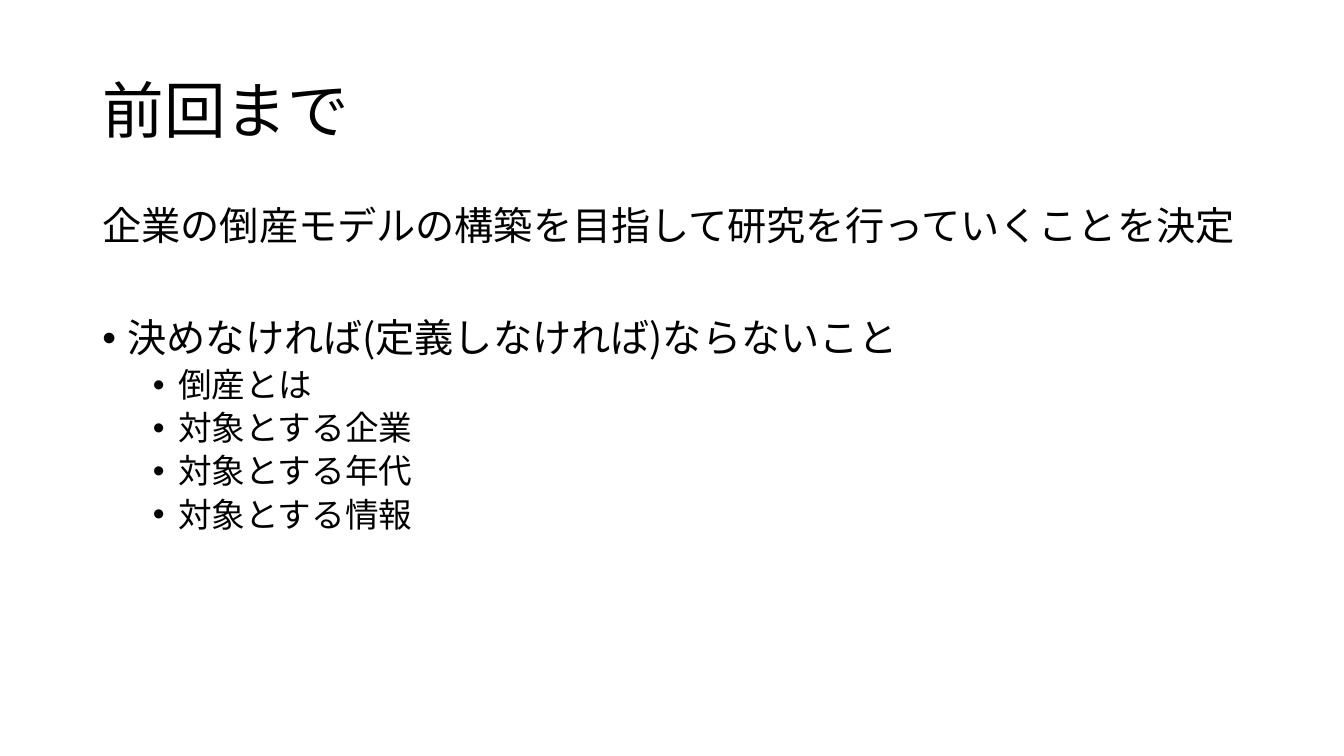
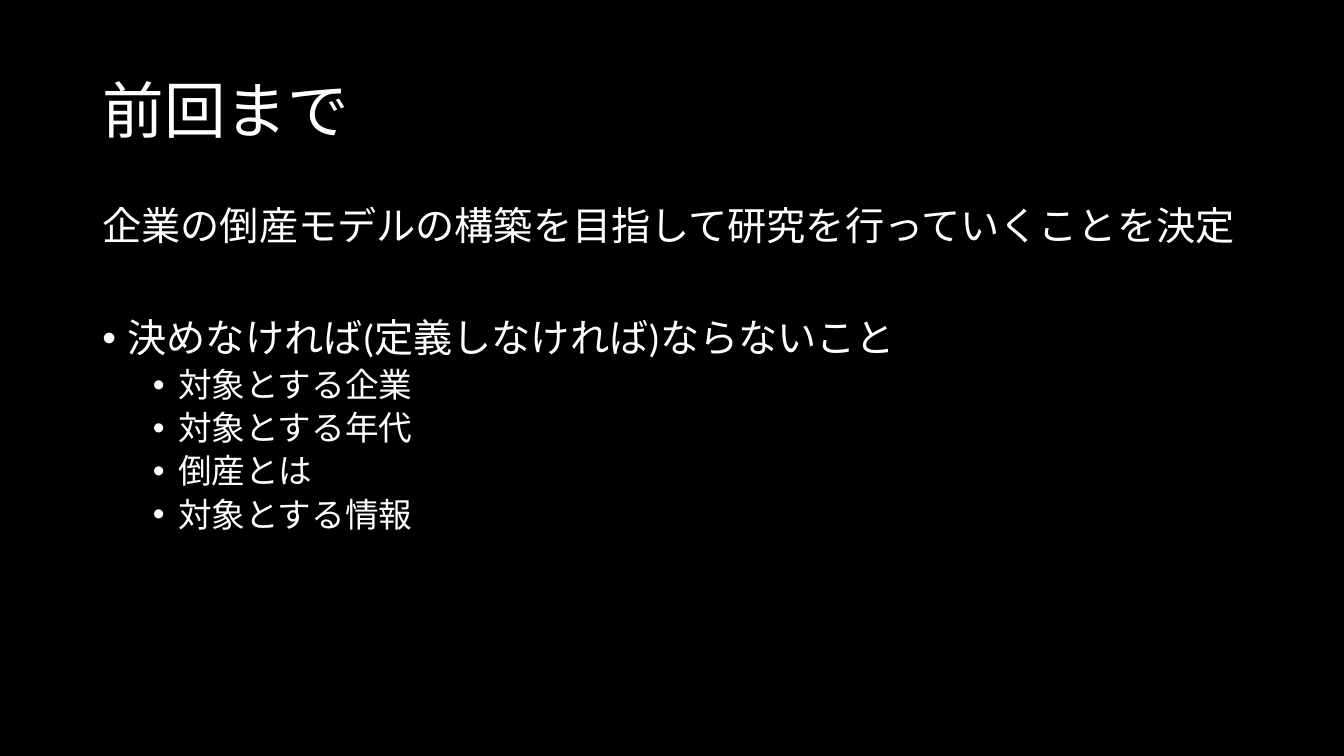
Before and after one commit to MAGA-Phantom/OperationSotsuron, a slide deck: slide 2 of 倒産の研究(仮).pptx. Drawn at 1344x756 pixels with LibreOffice and Linux fonts; fonts in the diff are those of the drawing. Boxes give left, top, right and bottom in pixels: in the first picture for what was removed or moved away, otherwise in the second. Text is boxed around its words. In the diff, an @@ line names an element or a change of style, - is before the commit and + after.

```diff
--- a/倒産の研究(仮).pptx
+++ b/倒産の研究(仮).pptx
@@ background #FFFFFF to #000000 @@
@@ title "前回まで" at (102, 81, 348, 138): font Noto Sans CJK JP to Calibri, text colour #000000 to #FFFFFF @@
@@ text at (102, 206, 1234, 530): font Noto Sans CJK JP to Calibri, text colour #000000 to #FFFFFF @@
@@ text at (178, 368, 312, 400): paragraph removed @@
-  • 倒産とは
@@ text at (178, 454, 312, 486): paragraph added @@
+  • 倒産とは
```
Also in this commit, not shown: 5 other slides changed, 10 slides added, 4 slides removed, 2 other files.
